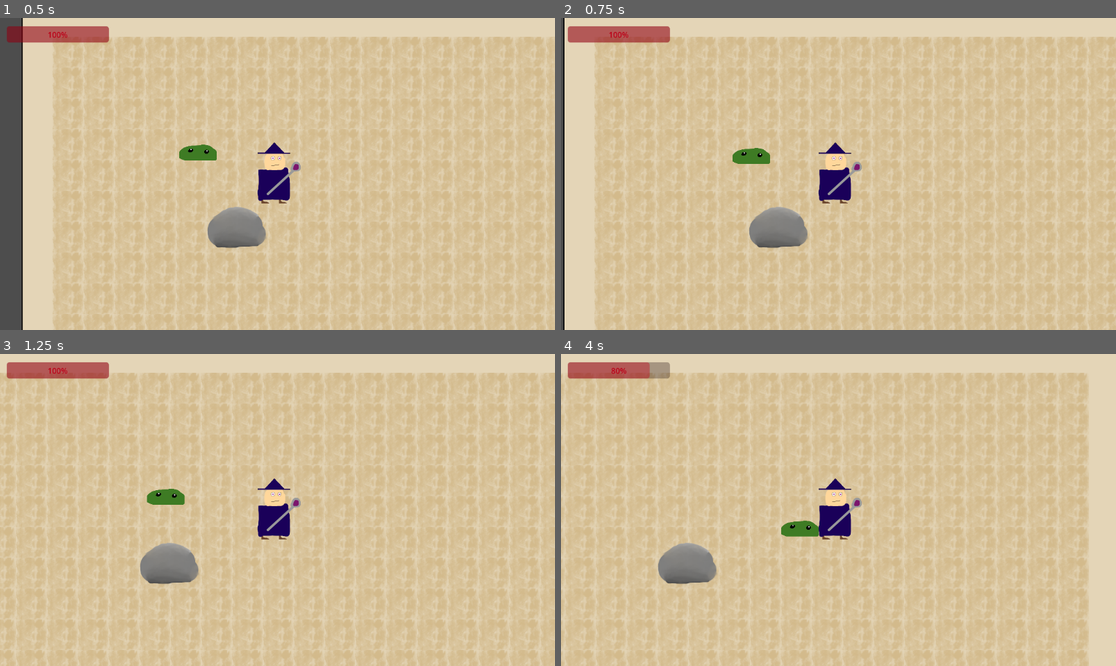
Above: before the commit, frames 1-4 (two rows, left to right).
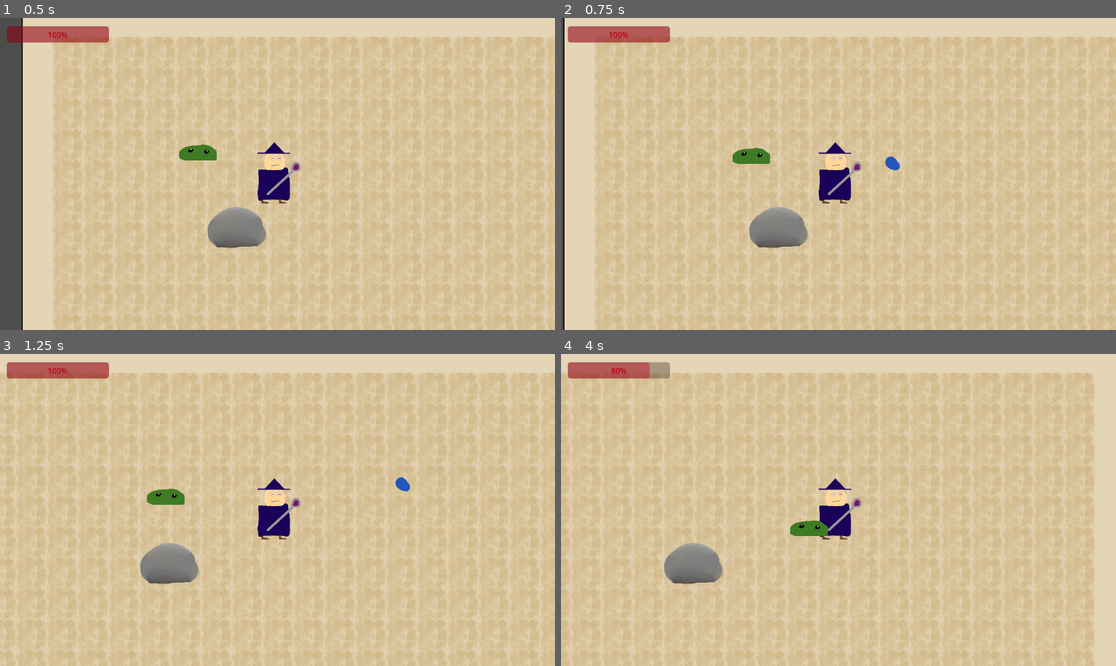
Above: after the commit, the same moments.

Repository: nuaht1/Eksamens-Projekt
Game: Godot game, scene res://node_2d.tscn
Same seed, same stepped clock (60 frames per second), same inputs: the game is played once before the commit and once after it.
Inputs (mouse positions are in pixels of both pictures, inside the frame that each line leads up to):
- Up to frame 1 (0.5 s): no input
- Up to frame 2 (0.75 s): move the mouse to (960, 158) at 0.52 s; hold Right (ui_right) from 0.53 s (still down); click (960, 158) at 0.67 s
- Up to frame 3 (1.25 s): keep holding Right (ui_right)
- Up to frame 4 (4 s): move the mouse to (727, 525) at 1.27 s; release Right (ui_right) at 1.28 s; hold Down (ui_down) 1.28-2.03 s; move the mouse to (894, 441) at 2.02 s; hold Right (ui_right) 2.03-2.78 s; move the mouse to (810, 572) at 2.77 s; hold Up (ui_up) 2.78-3.53 s; click (810, 572) at 2.92 s; move the mouse to (1005, 556) at 3.52 s; hold Left (ui_left) from 3.53 s (still down)

Frame 1 is identical in both runs. In frame 2, less than 0.1% of the frame differs, in the area x 58-62%, y 44-49%; in frame 3, less than 0.1%; in frame 4, 10%, in the area x 0-97%, y 6-100%.

Commit message:
Spell fix ish

Diff:
--- a/eksamens-projekt/acid_slime.tscn
+++ b/eksamens-projekt/acid_slime.tscn
@@ -1,8 +1,7 @@
-[gd_scene load_steps=10 format=3 uid="uid://bduinbsl18e0i"]
+[gd_scene load_steps=9 format=3 uid="uid://bduinbsl18e0i"]
 
 [ext_resource type="Script" uid="uid://dw763ts7v7eu3" path="res://acid_slime.gd" id="1_aq6m0"]
 [ext_resource type="Texture2D" uid="uid://cowtcghie6emi" path="res://tileset 1/slime on ground.png" id="2_2mp0m"]
-[ext_resource type="Texture2D" uid="uid://bp06rd5i763lg" path="res://Acid Slime.png" id="2_aq6m0"]
 [ext_resource type="Texture2D" uid="uid://eciishadahbg" path="res://tileset 1/slime mid jump.png" id="3_hqkhr"]
 [ext_resource type="Texture2D" uid="uid://vfom5qj7q3i3" path="res://tileset 1/slime mid jump 2.png" id="4_23nsg"]
 [ext_resource type="Texture2D" uid="uid://ywmpsw7fedpp" path="res://tileset 1/slime in air.png" id="5_u83cg"]
@@ -52,12 +51,6 @@
 sprite_frames = SubResource("SpriteFrames_b3vvc")
 animation = &"slime animation"
 
-[node name="Sprite2D" type="Sprite2D" parent="."]
-visible = false
-position = Vector2(-6, -6.99998)
-scale = Vector2(0.451172, 0.410156)
-texture = ExtResource("2_aq6m0")
-
 [node name="NavigationAgent2D" type="NavigationAgent2D" parent="." groups=["Player"]]
 
 [node name="Area2D" type="Area2D" parent="."]
--- a/eksamens-projekt/node_2d.tscn
+++ b/eksamens-projekt/node_2d.tscn
@@ -84,7 +84,7 @@
 sources/0 = SubResource("TileSetAtlasSource_x0ka3")
 
 [sub_resource type="RectangleShape2D" id="RectangleShape2D_y32ns"]
-size = Vector2(67, 103)
+size = Vector2(34, 43)
 
 [sub_resource type="NavigationPolygon" id="NavigationPolygon_0e48y"]
 vertices = PackedVector2Array(636.031, -274.008, 637.961, 355.008, -493.039, 356.977, -495.953, -275.977)
@@ -105,10 +105,11 @@
 
 [node name="CharacterBody2D" type="CharacterBody2D" parent="." groups=["player"]]
 position = Vector2(504, 284)
+collision_layer = 3
 script = ExtResource("1_0e48y")
 
 [node name="CollisionShape2D" type="CollisionShape2D" parent="CharacterBody2D"]
-position = Vector2(-6.5, 11.5)
+position = Vector2(-5, 24.5)
 shape = SubResource("RectangleShape2D_y32ns")
 
 [node name="Sprite2D" type="Sprite2D" parent="CharacterBody2D"]
@@ -117,6 +118,7 @@
 texture = ExtResource("5_kdubu")
 
 [node name="NavigationRegion2D" type="NavigationRegion2D" parent="CharacterBody2D"]
+visible = false
 navigation_polygon = SubResource("NavigationPolygon_0e48y")
 
 [node name="Camera2D" type="Camera2D" parent="CharacterBody2D"]
--- a/eksamens-projekt/player.gd
+++ b/eksamens-projekt/player.gd
@@ -13,7 +13,7 @@
 # ——————————————————————————————————————————————————————————————
 # WaterSpell
 var WaterSpellScene: PackedScene = preload("res://water_spell.tscn")
-@export var spell_spawn_offset: float = 24.0  # pixels in front of the player
+@export var spell_spawn_offset: float = 100.0  # pixels in front of the player
 
 func _ready() -> void:
 	current_health = max_health
--- a/eksamens-projekt/water_spell.tscn
+++ b/eksamens-projekt/water_spell.tscn
@@ -4,8 +4,8 @@
 [ext_resource type="Texture2D" uid="uid://dam7a3yl15okx" path="res://WatersSpell.png" id="2_b2h18"]
 
 [sub_resource type="CapsuleShape2D" id="CapsuleShape2D_i5veo"]
-radius = 15.0
-height = 32.0
+radius = 74.0
+height = 148.0
 
 [node name="WaterSpell" type="Area2D"]
 position = Vector2(-381, -175)
